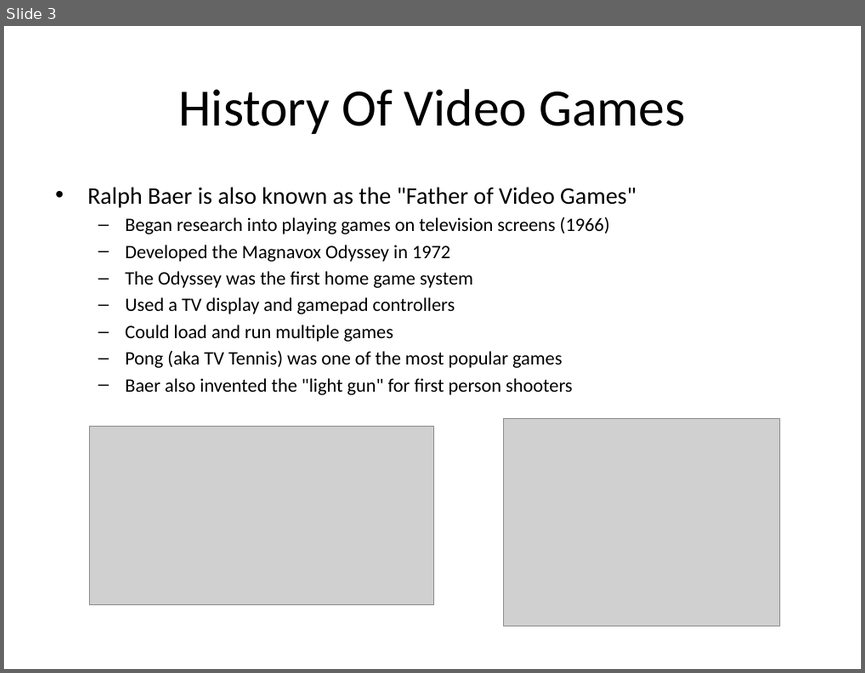
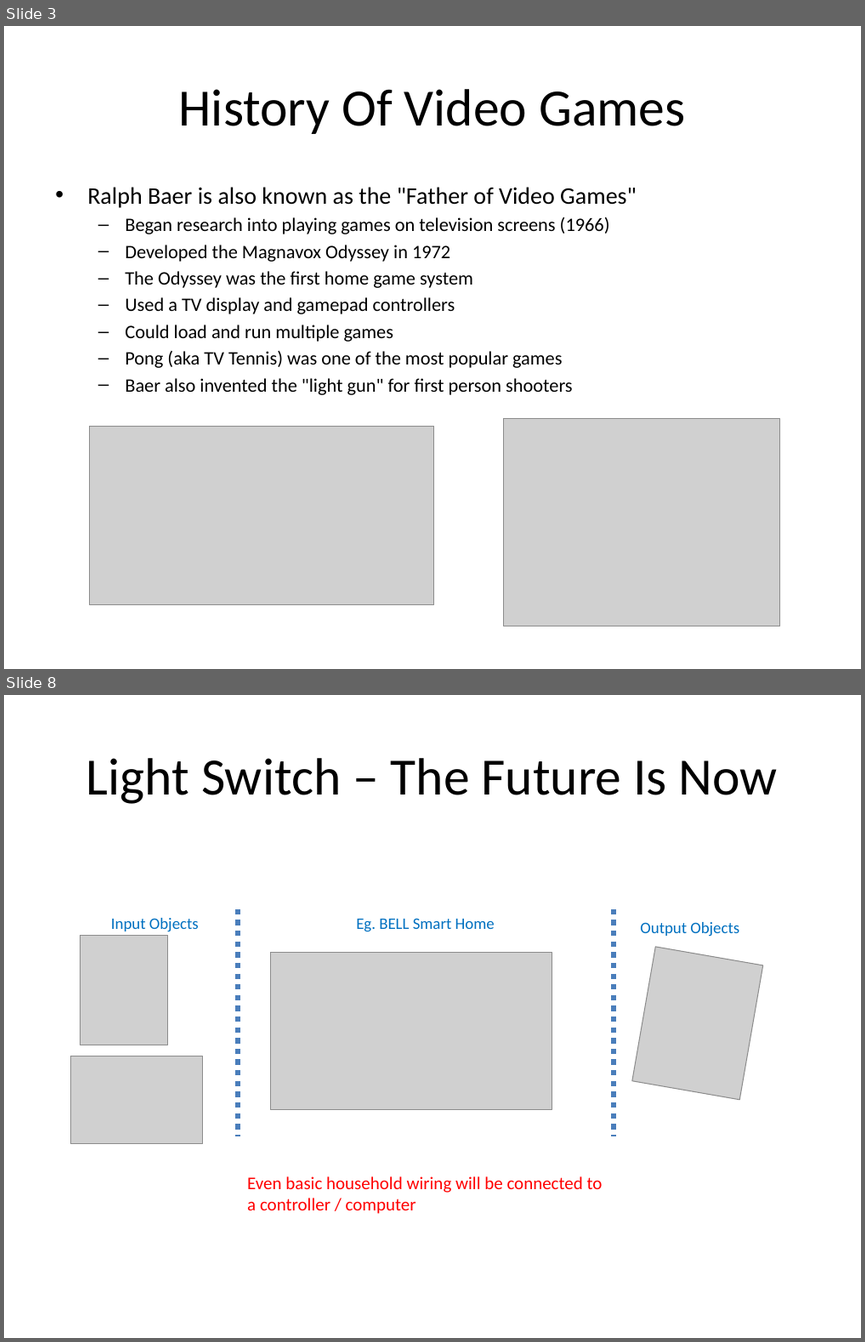
Before and after one commit to Greg5519/ICS2O0, a slide deck: Topic C Computers And Society/C.1 Lesson - Simon Game.pptx. Shown one above the other, each under a label of ours: slide 3 before the commit, slides 3 and 8 after it; the slides between them are not shown. The pictures are 865x673 and 865x1342 pixels, drawn with LibreOffice and Linux fonts; fonts in the diff are those of the drawing; grey boxes stand for pictures. Boxes give left, top, right and bottom in pixels: in the first picture for what was removed or moved away, otherwise in the second. Text is boxed around its words. In the diff, an @@ line names an element or a change of style, - is before the commit and + after.

```diff
--- a/Topic C Computers And Society/C.1 Lesson - Simon Game.pptx
+++ b/Topic C Computers And Society/C.1 Lesson - Simon Game.pptx
@@ slide 8 added at (4, 695, 861, 1338), background #FFFFFF @@
@@ title added at (86, 758, 778, 804), 44 pt, text #000000 @@
+Light Switch – The Future Is Now
@@ text added at (111, 918, 199, 932), 13.5 pt, text #0070C0 @@
+Input Objects
@@ line added from (238, 909) to (238, 1136), #4B7EBC 4.5 pt dashed @@
@@ text added at (356, 918, 494, 932), 13.5 pt, text #0070C0 @@
+Eg. BELL Smart Home
@@ line added from (613, 909) to (613, 1136), #4B7EBC 4.5 pt dashed @@
@@ text added at (640, 922, 739, 936), 13.5 pt, text #0070C0 @@
+Output Objects
@@ picture added at (80, 935, 168, 1044) @@
@@ picture added at (632, 947, 763, 1100) @@
@@ picture added at (270, 952, 551, 1110) @@
@@ picture added at (71, 1055, 203, 1144) @@
@@ text added at (247, 1176, 602, 1213), 15 pt, text #FF0000 @@
+Even basic household wiring will be connected to
+a controller / computer
```
Also in this commit, not shown: 4 other slides added, 3 other files.
